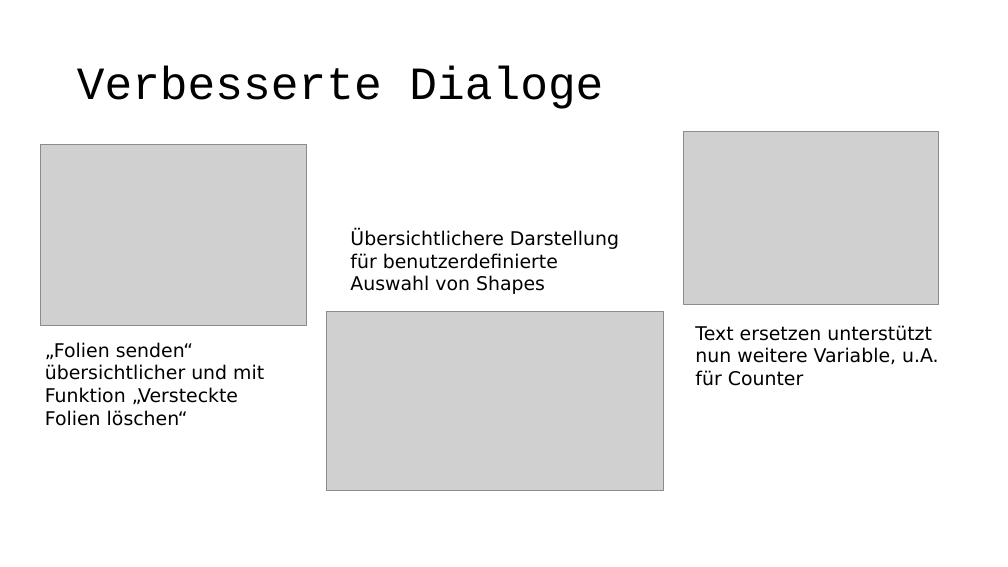
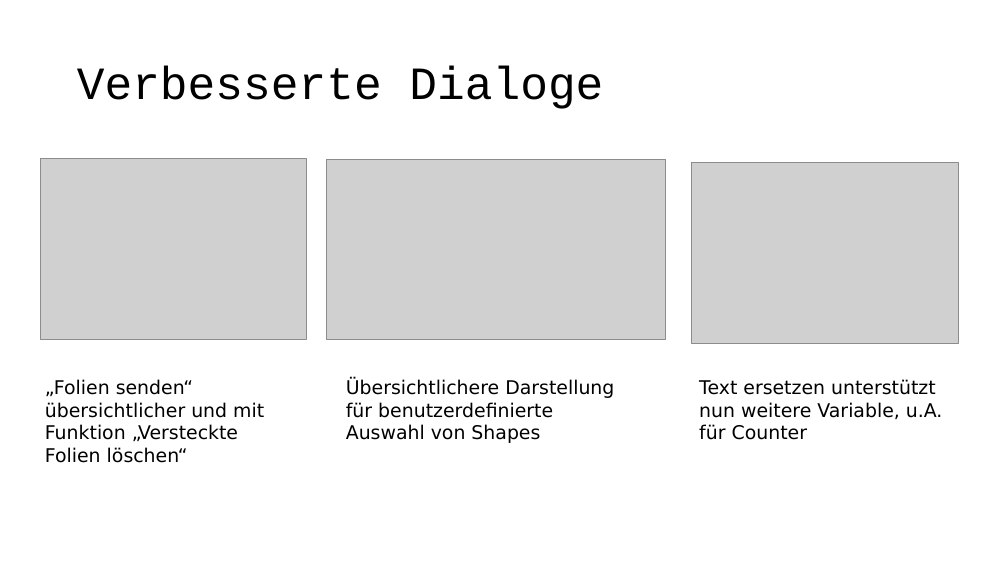
Before and after one commit to pyro-team/bkt-toolbox, a slide deck: slide 6 of documentation/Changelog.pptx (slide 7 before the commit). Drawn at 1008x567 pixels with LibreOffice and Linux fonts; fonts in the diff are those of the drawing; grey boxes stand for pictures. Boxes give left, top, right and bottom in pixels: in the first picture for what was removed or moved away, otherwise in the second. Text is boxed around its words. In the diff, an @@ line names an element or a change of style, - is before the commit and + after.

```diff
--- a/documentation/Changelog.pptx
+++ b/documentation/Changelog.pptx
@@ picture: place and size @@
-picture at box(41, 144, 307, 325)
+picture at box(41, 159, 307, 340)
@@ picture: place and size @@
-picture at box(327, 312, 664, 492)
+picture at box(327, 160, 665, 340)
@@ picture: place and size @@
-picture at box(684, 132, 939, 304)
+picture at box(692, 163, 959, 343)
@@ text "„Folien senden“ übersichtlicher und mit ...": place and size @@
-text "„Folien senden“ übersichtlicher und mit ..." at box(45, 342, 264, 426)
+text "„Folien senden“ übersichtlicher und mit ..." at box(45, 379, 264, 463)
@@ text "Übersichtlichere Darstellung für benutzerdefinierte Auswahl ...": place and size @@
-text "Übersichtlichere Darstellung für benutzerdefinierte Auswahl ..." at box(350, 230, 619, 294)
+text "Übersichtlichere Darstellung für benutzerdefinierte Auswahl ..." at box(346, 379, 614, 443)
@@ text "Text ersetzen unterstützt nun weitere ...": place and size @@
-text "Text ersetzen unterstützt nun weitere ..." at box(695, 325, 939, 386)
+text "Text ersetzen unterstützt nun weitere ..." at box(699, 379, 943, 440)
```
Also in this commit, not shown: 2 other slides changed, 1 slide added, 3 slides removed.
